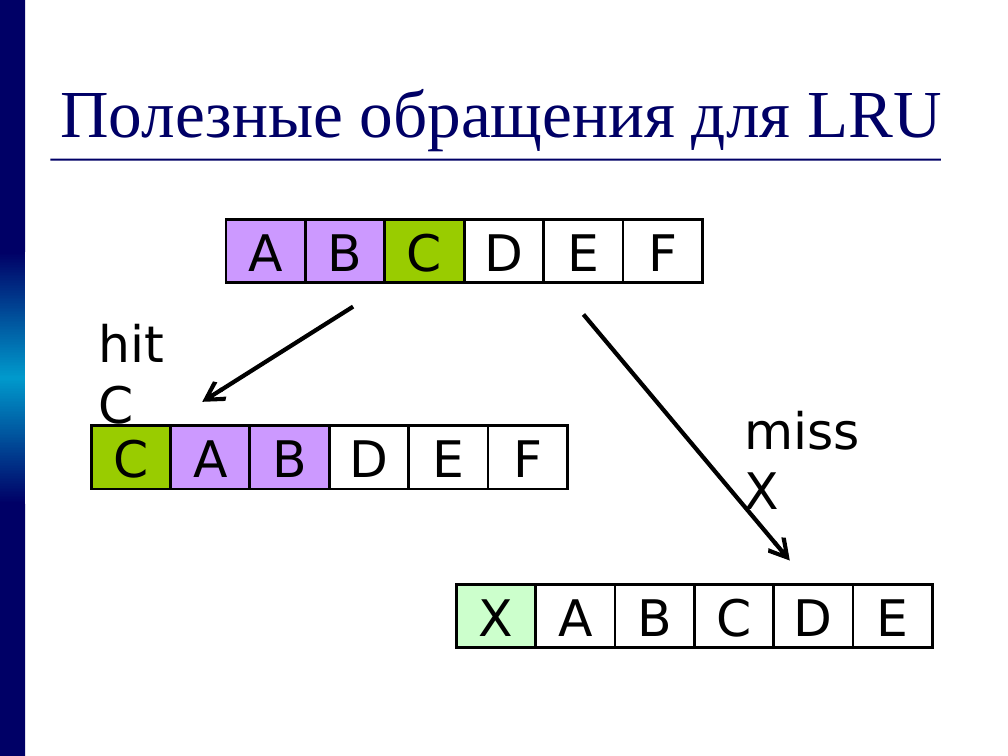
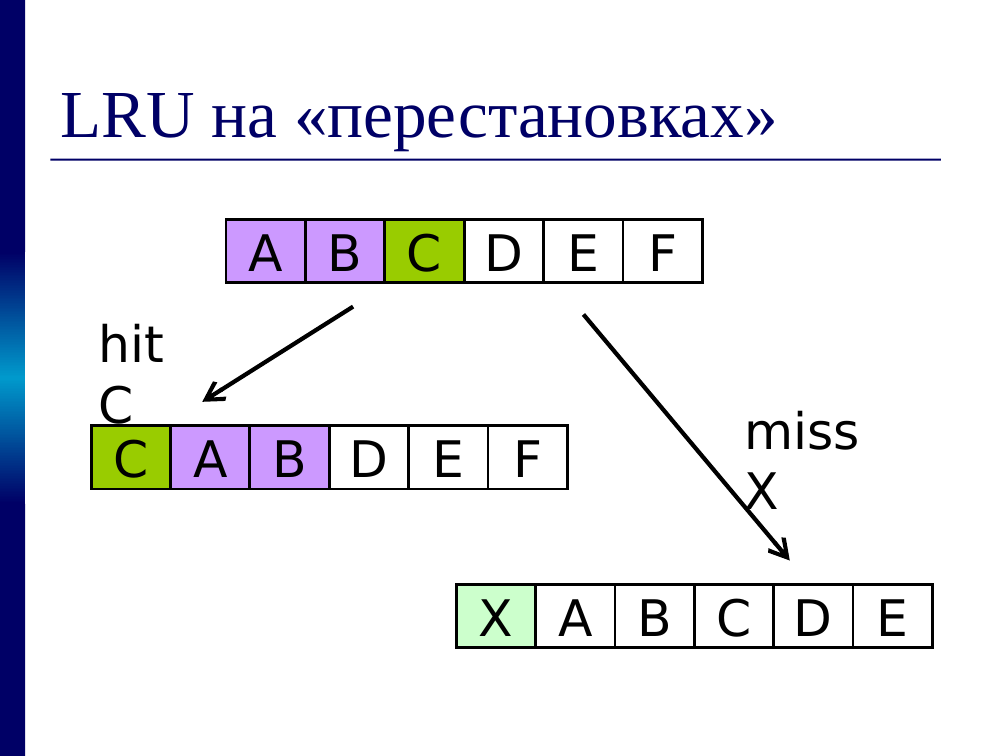
Before and after one commit to kornevgen/tesla-project, a slide deck: slide 9 of papers/THESIS/talks/zakh08.10/z.ppt (slide 8 before the commit). Drawn at 1008x756 pixels with LibreOffice and Linux fonts; fonts in the diff are those of the drawing. Boxes give left, top, right and bottom in pixels: in the first picture for what was removed or moved away, otherwise in the second. Text is boxed around its words. In the diff, an @@ line names an element or a change of style, - is before the commit and + after.

```diff
--- a/papers/THESIS/talks/zakh08.10/z.ppt
+++ b/papers/THESIS/talks/zakh08.10/z.ppt
@@ title at <box>60,93,778,150</box>: text changed @@
-Полезные обращения для LRU
+LRU на «перестановках»
```
Also in this commit, not shown: 6 other slides changed, 5 slides added, 3 slides removed.
